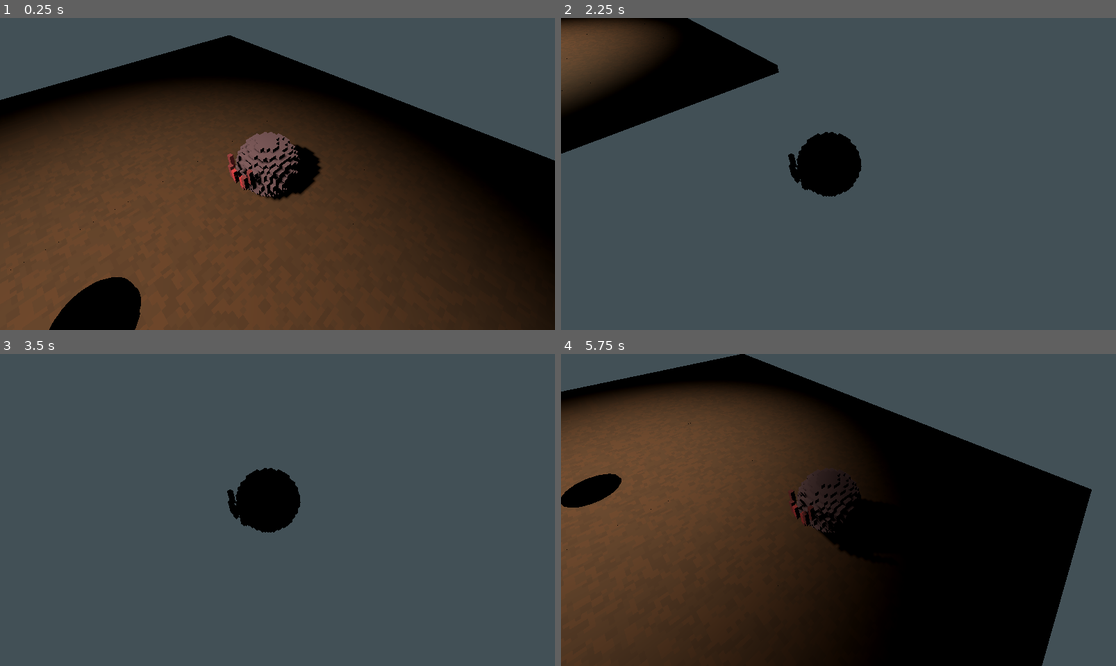
Above: before the commit, frames 1-4 (two rows, left to right).
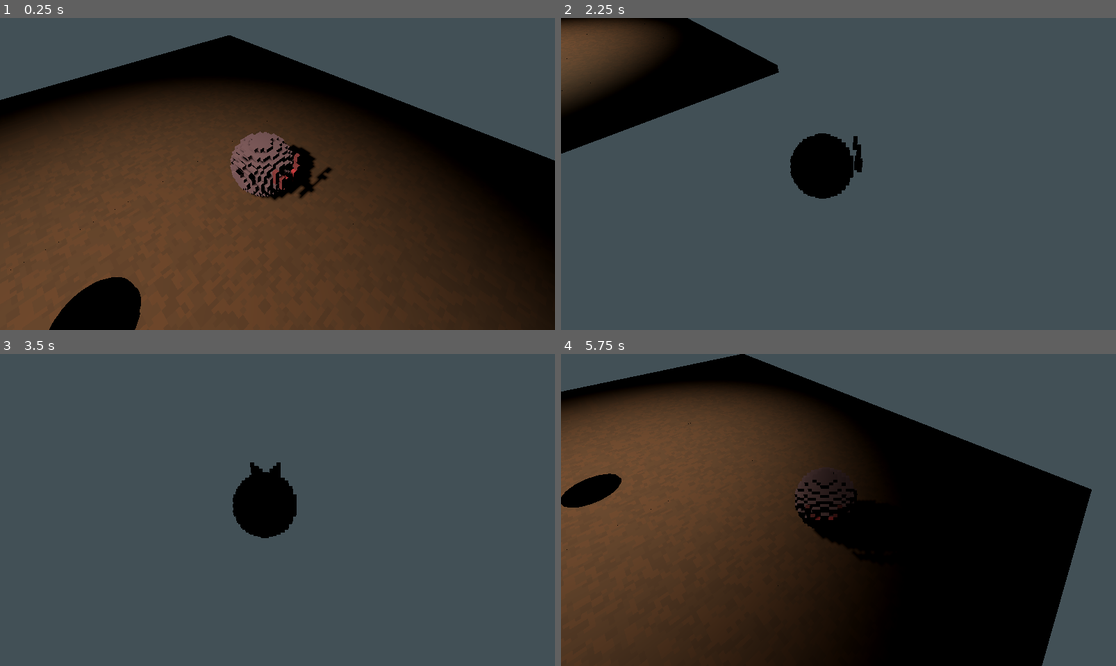
Above: after the commit, the same moments.

Repository: LeonPyramid/Monster_Rogelite_2026
Game: Godot game, scene res://scene/test_move.tscn
Two runs of this game, one before a commit and one after it. Both use one fixed random seed, a clock stepped at 60 frames per second and the inputs below.
Inputs:
- Up to frame 1 (0.25 s): no input
- Up to frame 2 (2.25 s): tap Enter at 0.5 s; hold Right (move_right) 0.53-1.28 s; tap Space (dash) at 0.6, 1.35, 2.1 s; hold Down (move_down) 1.28-2.03 s; hold Right (move_right) from 2.03 s (still down)
- Up to frame 3 (3.5 s): release Right (move_right) at 2.78 s; hold Up (move_up) from 2.78 s (still down); tap Space (dash) at 2.85 s
- Up to frame 4 (5.75 s): tap Space (dash) at 3.5, 3.6, 4.35, 5.1 s; release Up (move_up) at 3.53 s; hold Left (move_left) 3.53-5.03 s; tap Enter at 4.25 s; hold Down (move_down) from 5.03 s (still down)

The runs differ from the first frame. In frame 1, 1.3% of the frame differs, in the area x 40-60%, y 36-59%; in frame 2, 0.4%; in frame 3, 0.4%; in frame 4, 0.8%.

Commit message:
rotate player to look direction

Diff:
--- a/game/scripts/Player.gd
+++ b/game/scripts/Player.gd
@@ -15,6 +15,8 @@
 
 var _cur_max_speed
 
+var _child_mesh_3d:MeshInstance3D
+
 @export_group("Smoke")
 
 @export var smoke_particle:Mesh
@@ -24,11 +26,13 @@
 # Called when the node enters the scene tree for the first time.
 func _ready() -> void:
 	_cur_max_speed = max_speed
+	_child_mesh_3d = get_node("MeshInstance3D")
 	pass # Replace with function body.
 
 func _physics_process(delta):
 	# We create a local variable to store the input direction.
 	var input_dir :=  Input.get_vector("move_left", "move_right", "move_up", "move_down").rotated(deg_to_rad(-45))
+	_child_mesh_3d.rotation.y = - input_dir.angle() + PI/2;
 	if input_dir != Vector2.ZERO:
 		velocity += Vector3(input_dir.x,0,input_dir.y) * _adjusted_acceleration(delta)
 		if Input.is_action_just_pressed("dash") && _cur_max_speed == max_speed:
